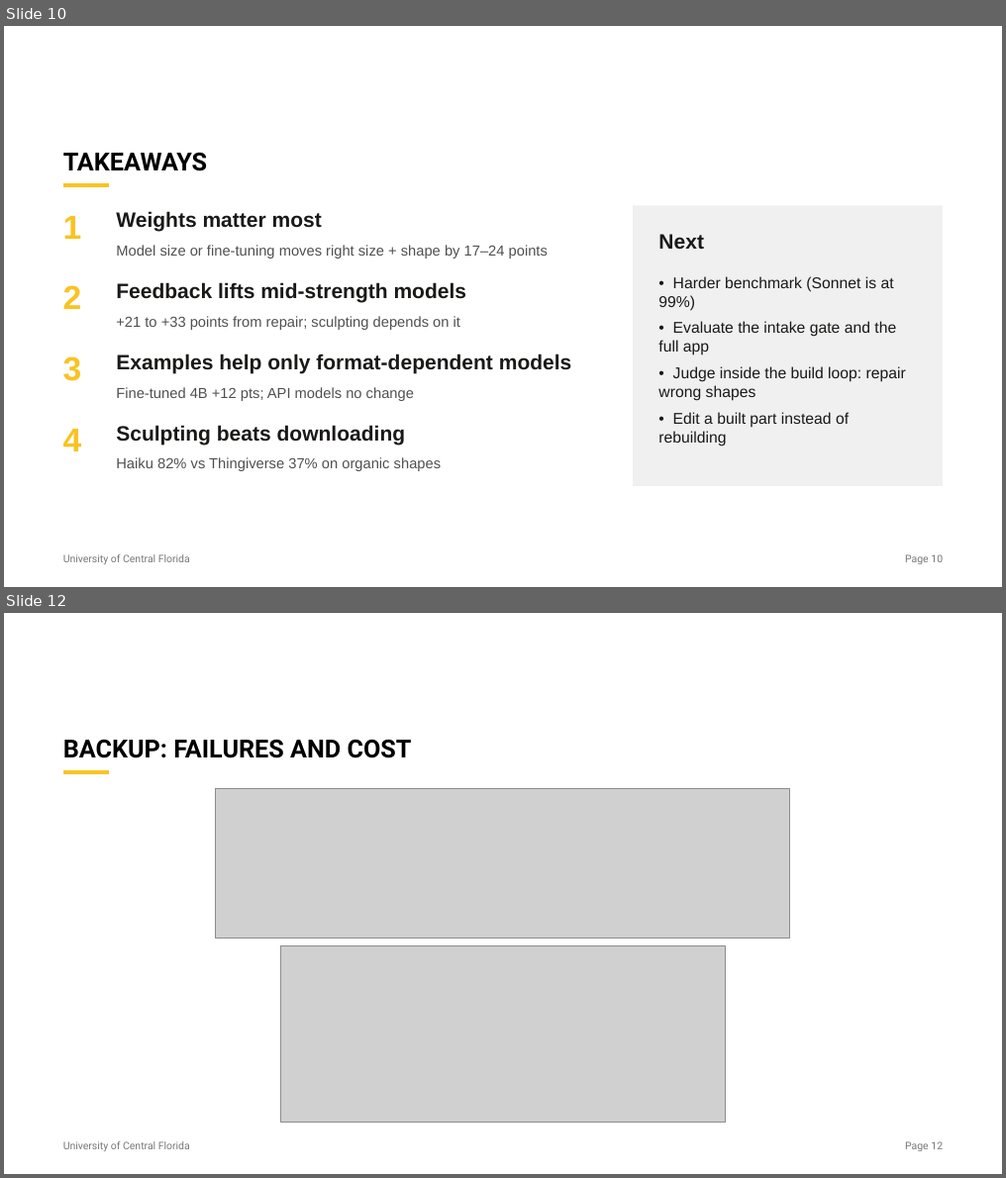
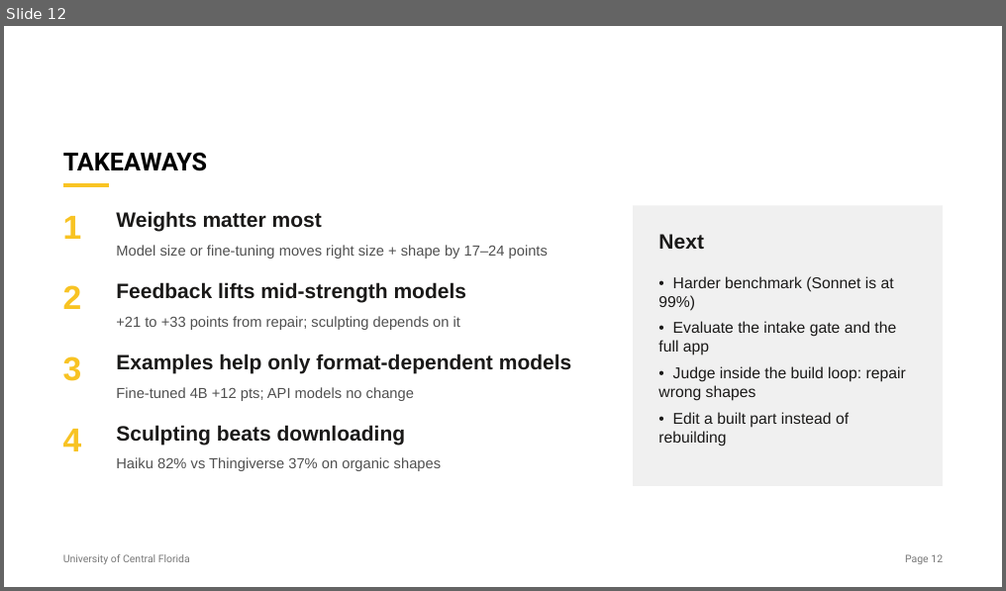
Before and after one commit to mclaager/CAP6938-STL_Agent, a slide deck: deliverables/presentation/stl_agent_talk.pptx. Shown one above the other, each under a label of ours: slides 10 and 12 before the commit, slide 12 after it; the slides between them are not shown. The pictures are 1006x1178 and 1006x591 pixels, drawn with LibreOffice and Linux fonts; fonts in the diff are those of the drawing; grey boxes stand for pictures. Boxes give left, top, right and bottom in pixels: in the first picture for what was removed or moved away, otherwise in the second. Text is boxed around its words. In the diff, an @@ line names an element or a change of style, - is before the commit and + after.

```diff
--- a/deliverables/presentation/stl_agent_talk.pptx
+++ b/deliverables/presentation/stl_agent_talk.pptx
@@ slide 12 removed at (x1=4, y1=613, x2=1002, y2=1174), background #FFFFFF; not listed: 3 template elements that a slide beside it also shows @@
@@ title removed at (x1=63, y1=740, x2=412, y2=759) @@
-BACKUP: FAILURES AND COST
@@ picture removed at (x1=216, y1=789, x2=790, y2=939) @@
@@ picture removed at (x1=281, y1=947, x2=725, y2=1122) @@
@@ what was slide 10 is now slide 12 @@
@@ page number at (x1=905, y1=555, x2=943, y2=565): text changed @@
-Page 10
+Page 12
```
Also in this commit, not shown: 4 slides added, 2 other slides removed, 2 other files.
